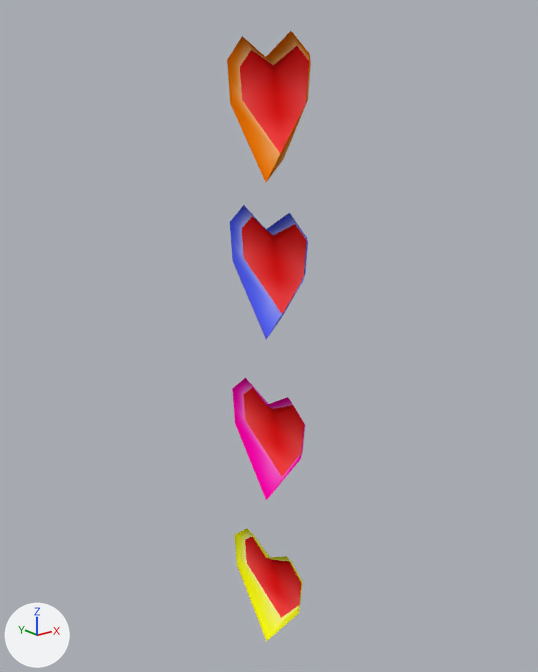
The Blender file src/models/gui/gui.blend as it was, and as the next commit left it.
One viewpoint serves both versions: a 50 mm lens placed at (-83.1, -104.7, -0.5), pointed at (2.6, 2.3, -43.3). Every picture has the same lights, and +X, +Y and +Z are marked at lower left.

In view in the first picture: 'heart_p1', 'heart_p2', 'heart_p3', 'heart_p4'.
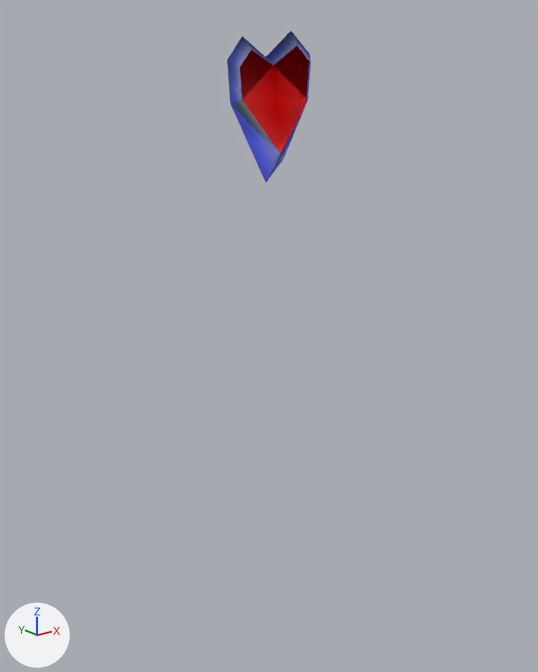
Pixel boxes [x1, y1, x2, y2] of what changed, in the pictures (538 x 672 px):
'heart_p2', moved
    before: [230, 205, 308, 339]
    after: [227, 31, 311, 182]
'heart_p3', moved (not visible afterwards)
    before: [232, 378, 305, 500]
'heart_p4', moved (not visible afterwards)
    before: [235, 529, 303, 641]
'heart_p1', unchanged, covered by the edit
    before: [227, 31, 311, 182]

The edits, one by one:
Object 'heart_p2' (ob_heart_p2) moves from (0.0, 0.0, -29.0) to (0.0, 0.0, 0.0).
Object 'heart_p3' (ob_heart_p3) moves from (0.0, 0.0, -63.0) to (0.0, 0.0, 0.0).
Object 'heart_p4' (ob_heart_p4) moves from (0.0, 0.0, -97.0) to (0.0, 0.0, 0.0).
